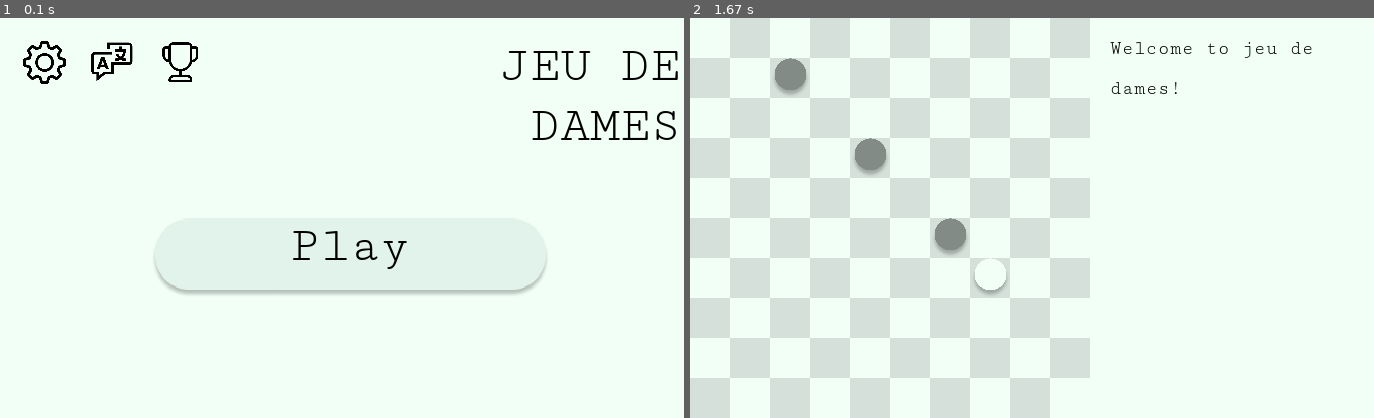
Above: before the commit, frames 1-2 (left to right).
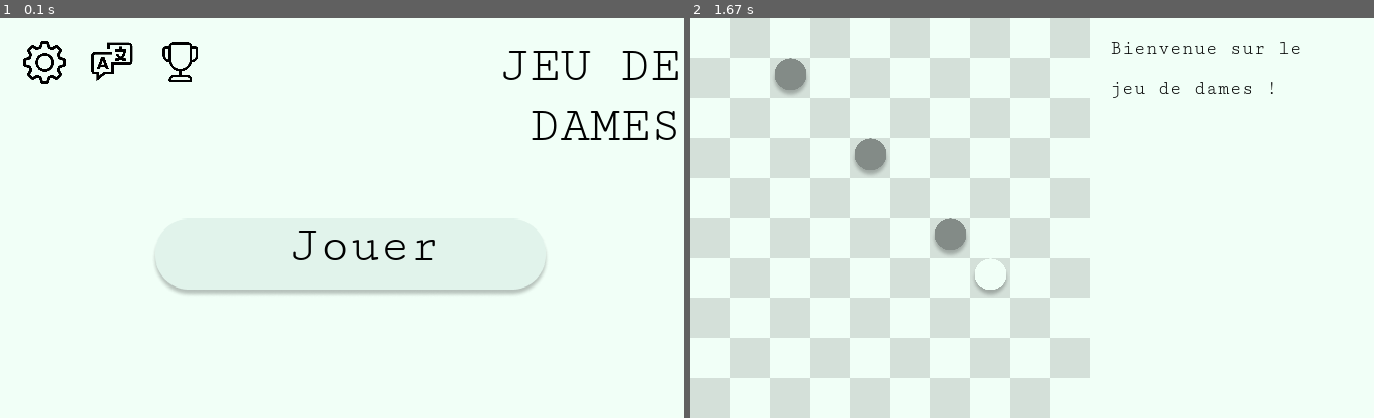
Above: after the commit, the same moments.

Repository: Snow-tear/jeu-de-dames
Game: pygame game, started from Jeu de dame.py
Same seed, same stepped clock (60 frames per second), same inputs: the game is played once before the commit and once after it.
Inputs (mouse positions are in pixels of both pictures, inside the frame that each line leads up to):
- Up to frame 1 (0.1 s): no input
- Up to frame 2 (1.67 s): click (1038, 218) at 0.38 s

The runs differ from the first frame. In frame 1, 0.4% of the frame differs, in the area x 42-64%, y 53-63%; in frame 2, 0.5%, in the area x 61-91%, y 6-20%.

Commit message:
bug solved + music

Diff:
--- a/French.txt
+++ b/French.txt
@@ -1 +1 @@
-Bienvenue sur le jeu de dames !/En dehors du damier!/Pas de  …(288 unchanged characters)… que/Générique/Redemarrer pour appliquer/Nombre de parties finies :/victoire des blancs :/victoire des noirs:
+Bienvenue sur le jeu de dames !/En dehors du damier!/Pas de  …(288 unchanged characters)… que/Générique/Redemarrer pour appliquer/Parties finies :/Blancs gagnent :/Noirs gagnent:
--- a/Jeu de dame.py
+++ b/Jeu de dame.py
@@ -26,13 +26,14 @@
 
     #sound initialization
     pygame.mixer.init()
+    music = pygame.mixer.music.load("music.ogg")
     click_sound = pygame.mixer.Sound("clic.ogg")
     pawn_sound = pygame.mixer.Sound("pion.wav")
     file = open('Settings.txt', 'r')
     sound_data = str(file.read()).split("/")
     file.close()
-    play_sound = True if sound_data[0] == "True" else False
-    play_music = True if sound_data[1] == "True" else False
+    play_sound = True if sound_data[1] == "True" else False
+    play_music = True if sound_data[0] == "True" else False
     credit = True if sound_data[2] == "True" else False
 
     #text importation
@@ -306,7 +307,7 @@
         #message display
         bg = pygame.Rect(self.window_size, 0, 0.75*self.window_size,self.window_size)
         pygame.draw.rect(self.window, self.colors['bg_color'], bg)
-    def main_menu_gui(self, click):
+    def main_menu_gui(self, click, event):
         global user_view
         #on pourra remplacer par une image pour ameliorer le design
         #bg_shade_img = pygame.transform.scale(pygame.image.load("menu_bg.png").convert_alpha(), (self.window_size*1.75, self.window_size))
@@ -336,15 +337,20 @@
         leaderboard_button_surface = self.window.blit(leaderboard_button, (0.39 * self.window_size, 0.05 * self.window_size))
 
         if play_button_hitbox.collidepoint(click):
-            user_view = 1
-            if self.play_sound:self.click_sound.play()
-        elif setting_button_surface.collidepoint(click):
+            play_button = pygame.transform.scale(pygame.image.load("play_button_hoover.png").convert_alpha(),(self.window_size, self.window_size * 0.2))
+            self.window.blit(play_button, (0.375 * self.window_size, 0.5 * self.window_size))
+            play_text = title_font.render(self.text_str[13], True, self.colors['txt_color'])
+            self.window.blit(play_text, (0.725 * self.window_size, 0.525 * self.window_size))
+            if event.type == pygame.MOUSEBUTTONDOWN and event.button == 1:
+                user_view = 1
+                if self.play_sound:self.click_sound.play()
+        elif setting_button_surface.collidepoint(click) and event.type == pygame.MOUSEBUTTONDOWN and event.button == 1:
             user_view = 2
             if self.play_sound:self.click_sound.play()
-        elif lang_button_surface.collidepoint(click):
+        elif lang_button_surface.collidepoint(click) and event.type == pygame.MOUSEBUTTONDOWN and event.button == 1:
             user_view = 3
             if self.play_sound:self.click_sound.play()
-        elif leaderboard_button_surface.collidepoint(click):
+        elif leaderboard_button_surface.collidepoint(click) and event.type == pygame.MOUSEBUTTONDOWN and event.button == 1:
             user_view = 4
             if self.play_sound:self.click_sound.play()
     def setting_gui(self, click, event):
@@ -372,6 +378,10 @@
             file = open('Settings.txt', 'w')
             file.write("{}/{}/{}".format(self.play_music, self.play_sound, self.credit))
             file.close()
+            if not game.play_music:
+                pygame.mixer.music.pause()
+            elif game.play_music:
+                pygame.mixer.music.unpause()
         credit_switch = self.window.blit(on_img if self.credit == True else off_img, (self.window_size, 0.6*self.window_size))
         if credit_switch.collidepoint(click) and event.type == pygame.MOUSEBUTTONDOWN and event.button == 1:
             self.credit = (False if self.credit == True else True)
@@ -433,20 +443,25 @@
     game.window.blit(credit_bg, (0,0))
     pygame.display.flip()
     time.sleep(2)
-game.main_menu_gui((0,0))
-
+game.main_menu_gui((0,0), None)
+pygame.mixer.music.play(-1)
+if not game.play_music:
+    pygame.mixer.music.pause()
 while not stop:
 
+
     pygame.display.flip()
+
+
     for event in pygame.event.get():
         if event.type == pygame.QUIT or (event.type == pygame.KEYDOWN and event.key == pygame.K_ESCAPE and user_view == 0):
             stop = True
         elif event.type == pygame.KEYDOWN and event.key == pygame.K_ESCAPE :
             user_view = 0
-            game.main_menu_gui((0, 0))
+            game.main_menu_gui((0, 0), event)
         if user_view == 0:
-            if event.type == pygame.MOUSEBUTTONDOWN and event.button == 1:
-                game.main_menu_gui(pygame.mouse.get_pos())
+
+            game.main_menu_gui(pygame.mouse.get_pos(), event)
         #game.affichage()
         elif user_view == 1:
             game.affichage_gui()
--- a/Settings.txt
+++ b/Settings.txt
@@ -1 +1 @@
-False/False/False
+False/True/False
--- a/lang.txt
+++ b/lang.txt
@@ -1 +1 @@
-en
+fr
--- a/win.txt
+++ b/win.txt
@@ -1 +1 @@
-w/w/w/w/w/
+w/w/w/w/w/w/w/w/w/w/w/w/w/
Not shown, changed: Rapport.md
